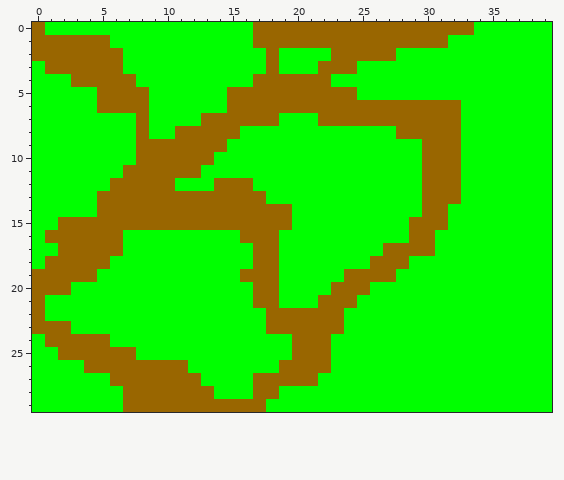
Edited in one commit: pixel-art sprite (res/maps/world.png). The first picture shows the starting point.
The file is 40x30 pixels.
And afterwards:
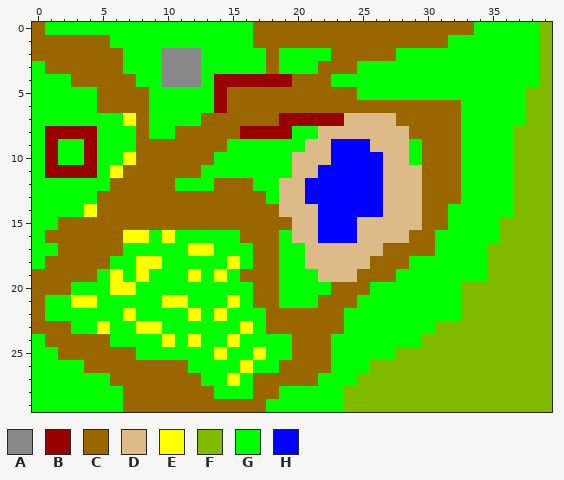
Palette (. is transparent): A #888888  B #990000  C #996600  D #ddbb88  E #ffff00  F #80bb00  G #00ff00  H #0000ff
Diff:
y 0..1: x 39 G -> F
y 2..3: x 10..12 GGG -> AAA; x 39 G -> F
y 4: x 10..12 GGG -> AAA; x 14..19 GGGCCC -> BBBBBB; x 39 G -> F
y 5..6: x 14 G -> B; x 38..39 GG -> FF
y 7: x 7 G -> E; x 19..27 GGGCCCCCC -> BBBBBDDDD; x 38..39 GG -> FF
y 8: x 1..4 GGGG -> BBBB; x 16..19 GGGG -> BBBB; x 22..28 GGGGGGC -> DDDDDDD; x 37..39 GGG -> FFF
y 9: x 1 G -> B; x 4 G -> B; x 21..28 GGGGGGGG -> DDHHHDDD; x 37..39 GGG -> FFF
y 10: x 1 G -> B; x 4 G -> B; x 7 G -> E; x 20..28 GGGGGGGGG -> DDDHHHHDD; x 37..39 GGG -> FFF
y 11: x 1..4 GGGG -> BBBB; x 6 G -> E; x 20..29 GGGGGGGGGG -> DDHHHHHDDD; x 37..39 GGG -> FFF
y 12..13: x 19..29 GGGGGGGGGGG -> DDHHHHHHDDD; x 37..39 GGG -> FFF
y 14: x 4 G -> E; x 19..29 CGGGGGGGGGG -> DDDHHHHHDDD; x 37..39 GGG -> FFF
y 15: x 20..29 GGGGGGGGGC -> DDHHHDDDDD; x 36..39 GGGG -> FFFF
y 16: x 7..8 GG -> EE; x 10 G -> E; x 20..28 GGGGGGGGG -> DDHHHDDDD; x 36..39 GGGG -> FFFF
y 17: x 12..13 GG -> EE; x 21..26 GGGGGG -> DDDDDD; x 35..39 GGGGG -> FFFFF
y 18: x 8..9 GG -> EE; x 15 G -> E; x 21..25 GGGGG -> DDDDD; x 35..39 GGGGG -> FFFFF
y 19: x 6 G -> E; x 8 G -> E; x 12 G -> E; x 14 G -> E; x 22..24 GGC -> DDD; x 35..39 GGGGG -> FFFFF
y 20: x 6..7 GG -> EE; x 33..39 GGGGGGG -> FFFFFFF
y 21: x 3..4 GG -> EE; x 10..11 GG -> EE; x 15 G -> E; x 33..39 GGGGGGG -> FFFFFFF
y 22: x 7 G -> E; x 12 G -> E; x 14 G -> E; x 33..39 GGGGGGG -> FFFFFFF
y 23: x 5 G -> E; x 8..9 GG -> EE; x 16 G -> E; x 31..39 GGGGGGGGG -> FFFFFFFFF
y 24: x 10 G -> E; x 12 G -> E; x 15 G -> E; x 30..39 GGGGGGGGGG -> FFFFFFFFFF
y 25: x 14 G -> E; x 17 G -> E; x 28..39 GGGGGGGGGGGG -> FFFFFFFFFFFF
y 26: x 16 G -> E; x 26..39 GGGGGGGGGGGGGG -> FFFFFFFFFFFFFF
y 27: x 15 G -> E; x 25..39 GGGGGGGGGGGGGGG -> FFFFFFFFFFFFFFF
y 28..29: x 24..39 GGGGGGGGGGGGGGGG -> FFFFFFFFFFFFFFFF
Boxes around the changes in both pictures, in picture pixels (x1, y1, x2, y2):
changed: (45, 22, 552, 412)
